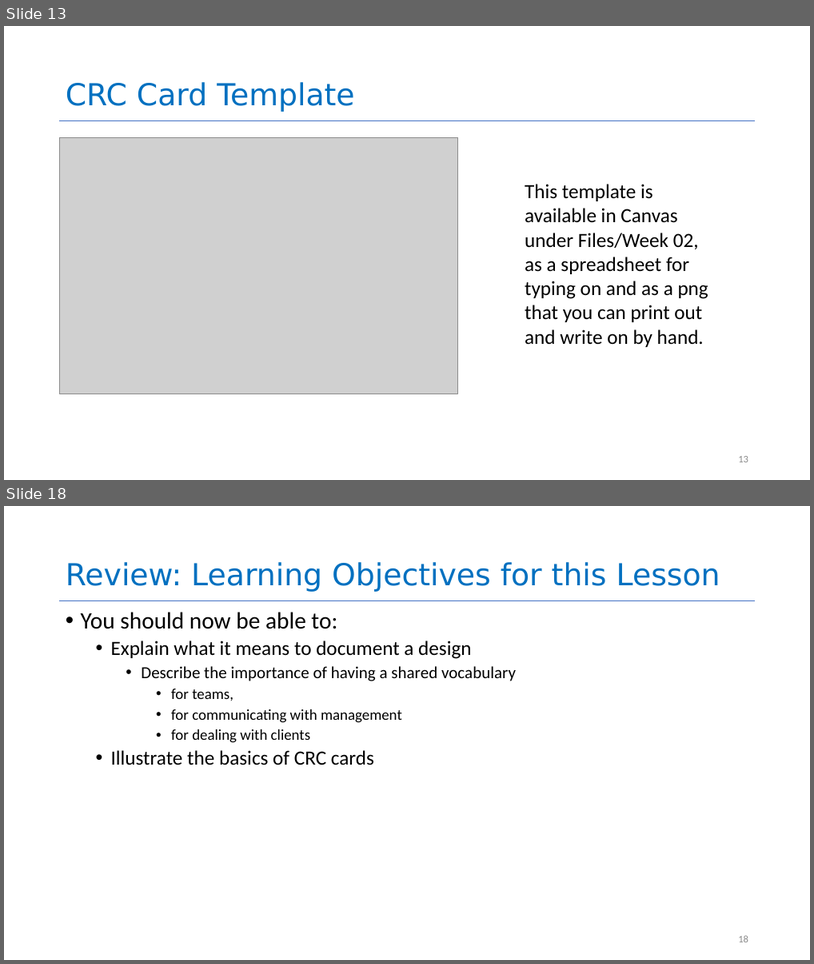
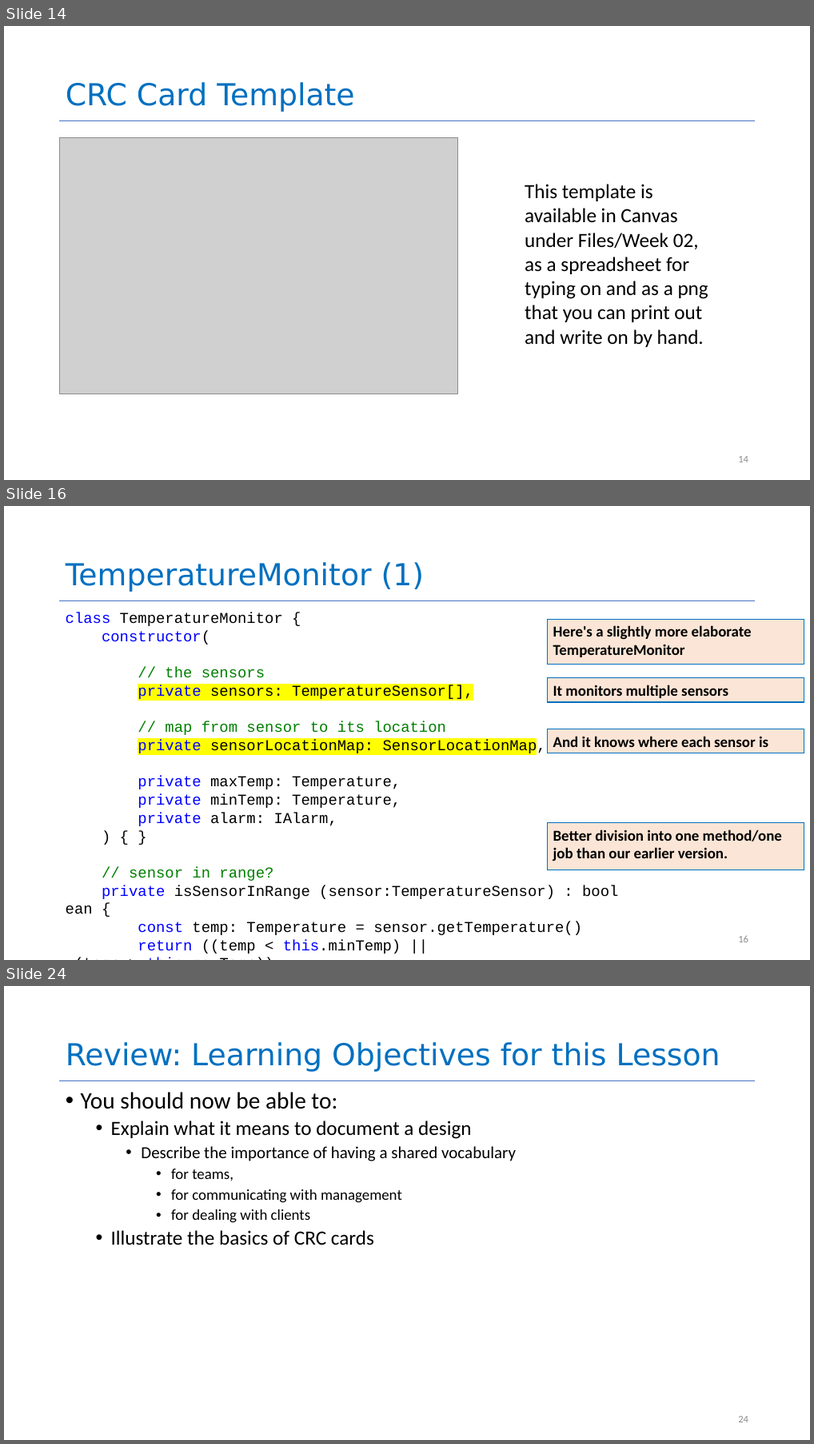
Before and after one commit to neu-se/CS4530-CS5500-Spring-2021, a slide deck: Slides/Lesson 2.1 Documenting Your Design.pptx. Shown one above the other, each under a label of ours: slides 13 and 18 before the commit, slides 14, 16 and 24 after it; the slides between them are not shown. The pictures are 814x964 and 814x1444 pixels, drawn with LibreOffice and Linux fonts; fonts in the diff are those of the drawing; grey boxes stand for pictures. Boxes give left, top, right and bottom in pixels: in the first picture for what was removed or moved away, otherwise in the second. Text is boxed around its words. In the diff, an @@ line names an element or a change of style, - is before the commit and + after.

```diff
--- a/Slides/Lesson 2.1 Documenting Your Design.pptx
+++ b/Slides/Lesson 2.1 Documenting Your Design.pptx
@@ slide 16 added at <box>4,506,810,960</box>, background #FFFFFF; not listed: 1 template element that a slide beside it also shows @@
@@ title added at <box>66,562,425,592</box>, 36 pt, text #0070C0 @@
+TemperatureMonitor (1)
@@ text added at <box>66,612,582,953</box>, 18 pt, text #000000 @@
+class TemperatureMonitor {
+constructor(
+// the sensors
+private sensors: TemperatureSensor[],
+// map from sensor to its location
+private sensorLocationMap: SensorLocationMap,
+private maxTemp: Temperature,
+private minTemp: Temperature,
+private alarm: IAlarm,
+) { }
+// sensor in range?
+private isSensorInRange (sensor:TemperatureSensor) : boolean {
+const temp: Temperature = sensor.getTemperature()
+return ((temp < this.minTemp) || (temp > this.maxTemp))
+}
@@ rectangle added at <box>547,619,804,664</box>, fill #FBE5D6, outline #0070C0 1 pt, 18 pt, text #000000, bold @@
+Here's a slightly more elaborate TemperatureMonitor
@@ rectangle added at <box>547,678,804,702</box>, fill #FBE5D6, outline #0070C0 1 pt, 18 pt, text #000000, bold @@
+It monitors multiple sensors
@@ rectangle added at <box>547,729,804,753</box>, fill #FBE5D6, outline #0070C0 1 pt, 18 pt, text #000000, bold @@
+And it knows where each sensor is
@@ rectangle added at <box>547,822,804,869</box>, fill #FBE5D6, outline #0070C0 1 pt, 18 pt, text #000000, bold @@
+Better division into one method/one job than our earlier version.
@@ page number added at <box>738,935,749,942</box>, 12 pt, text #8C8C8C @@
+16
@@ what was slide 13 is now slide 14 @@
@@ page number at <box>738,456,749,462</box>: text changed @@
-13
+14
@@ what was slide 18 is now slide 24 @@
@@ page number at <box>738,1416,749,1422</box>: text changed @@
-18
+24
```
Also in this commit, not shown: 5 slides changed, 5 other slides added, 3 other files.
